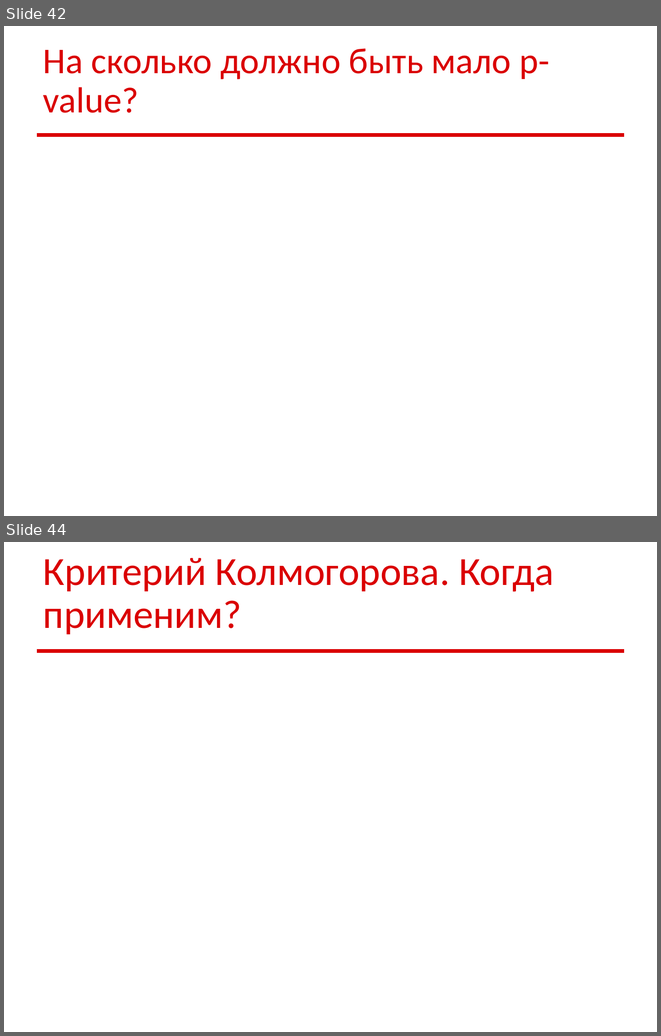
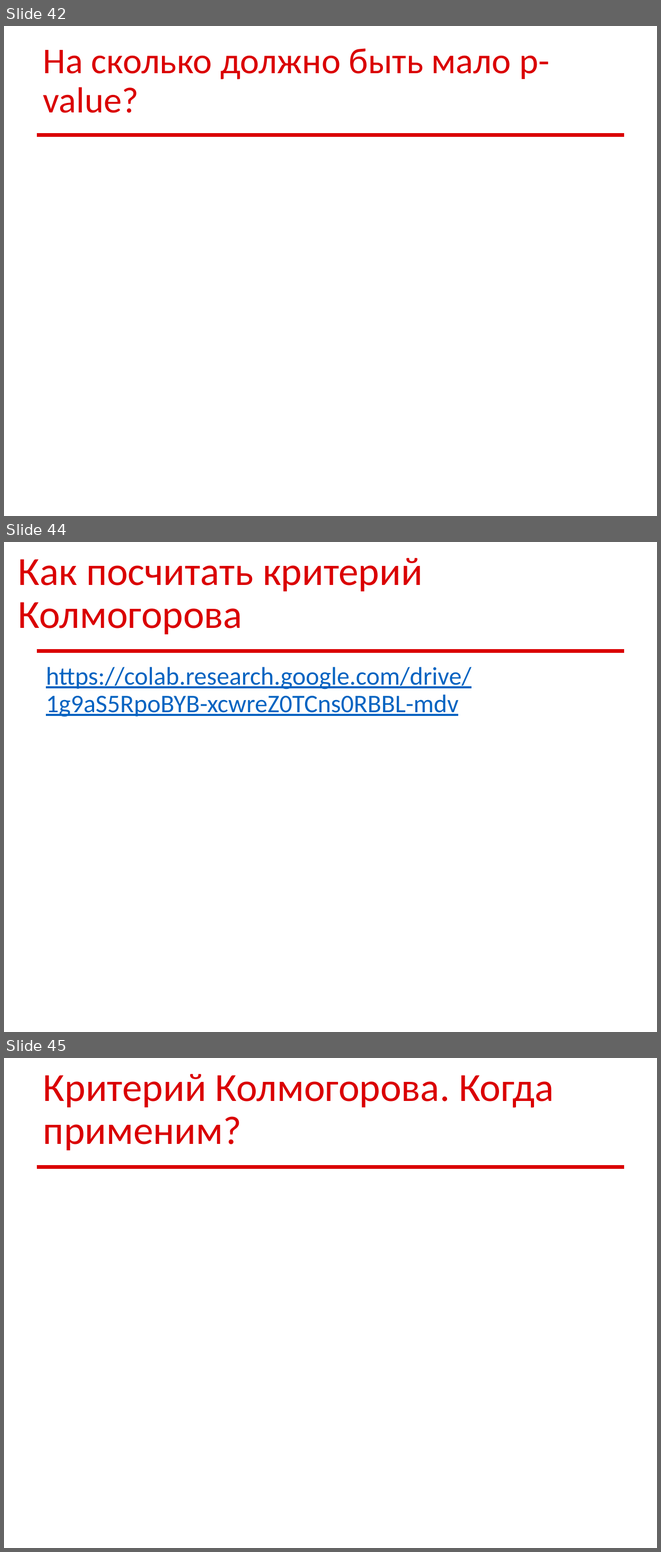
Before and after one commit to sudakov/lab_it, a slide deck: stat.pptx. Shown one above the other, each under a label of ours: slides 42 and 44 before the commit, slides 42, 44 and 45 after it; the slides between them are not shown. The pictures are 661x1036 and 661x1552 pixels, drawn with LibreOffice and Linux fonts; fonts in the diff are those of the drawing; grey boxes stand for pictures. Boxes give left, top, right and bottom in pixels: in the first picture for what was removed or moved away, otherwise in the second. Text is boxed around its words. In the diff, an @@ line names an element or a change of style, - is before the commit and + after.

```diff
--- a/stat.pptx
+++ b/stat.pptx
@@ slide 44 added at box(4, 542, 657, 1032), background #FFFFFF; not listed: 1 template element that a slide beside it also shows @@
@@ title added at box(18, 558, 423, 634), 44 pt, text #DA0002 @@
+Как посчитать критерий Колмогорова
@@ text added at box(46, 667, 471, 717), 28 pt, text #0563C1, underline @@
+https://colab.research.google.com/drive/1g9aS5RpoBYB-xcwreZ0TCns0RBBL-mdv
@@ what was slide 44 is now slide 45 @@
```
Also in this commit, not shown: 1 slide changed.
